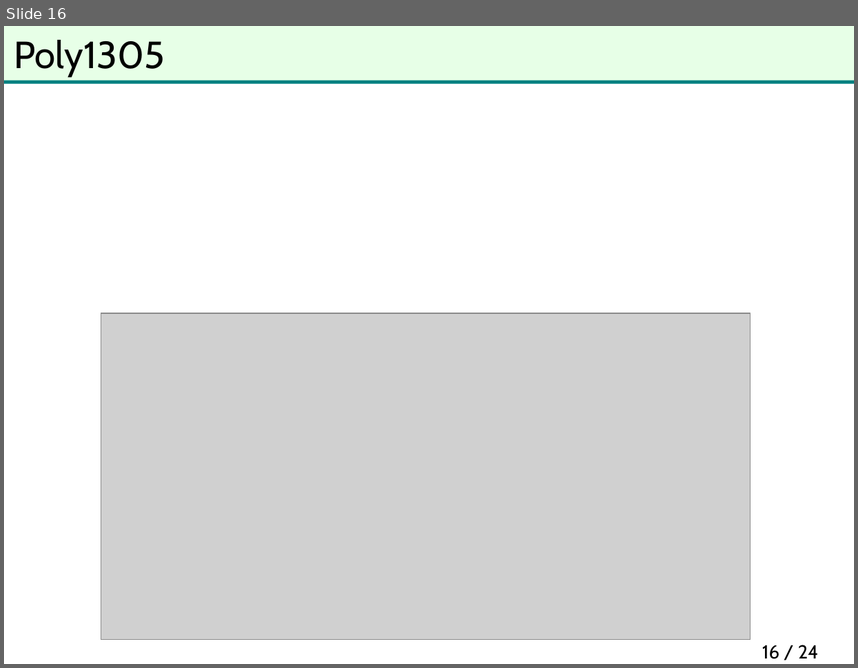
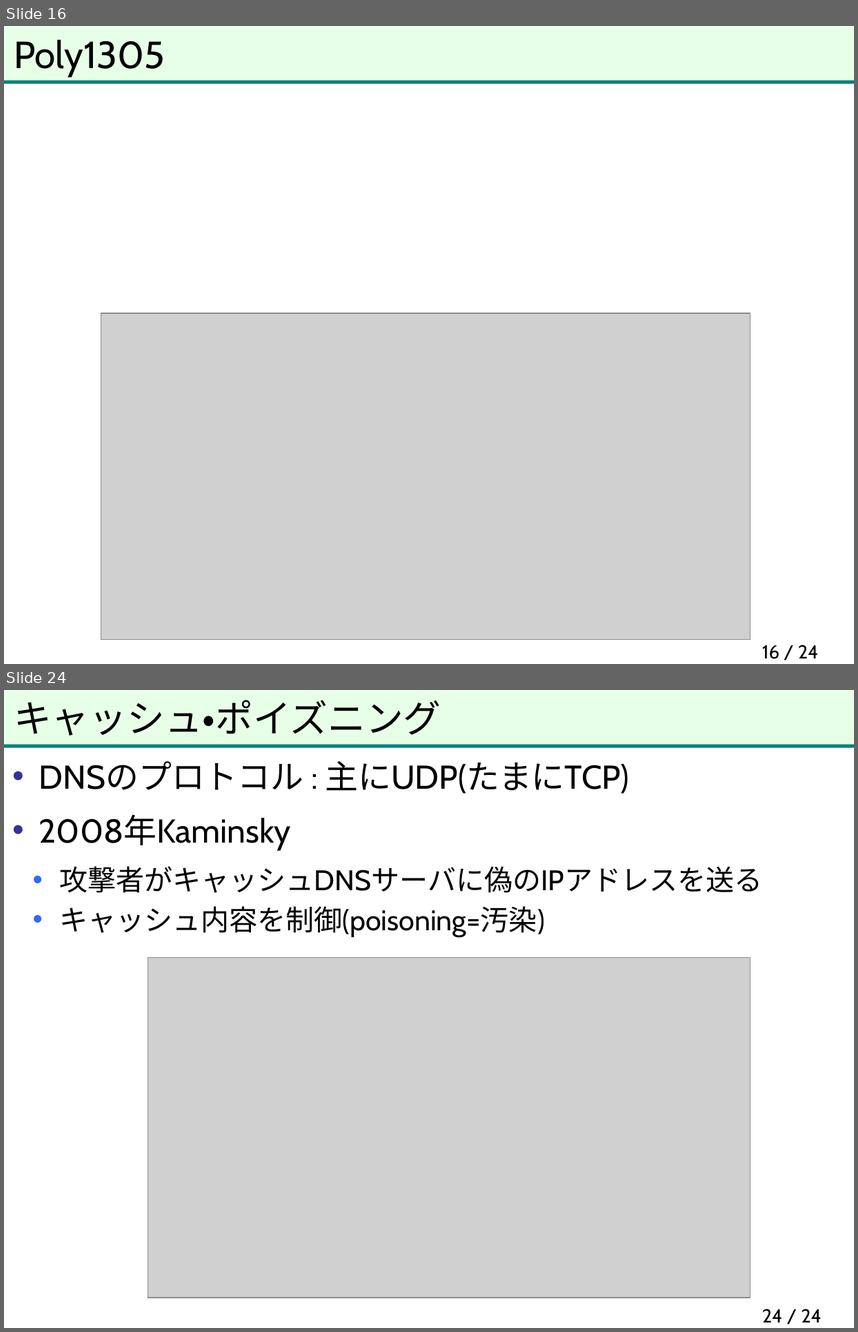
Before and after one commit to herumi/anninbon, a slide deck: lec/anninbon9.pptx. Shown one above the other, each under a label of ours: slide 16 before the commit, slides 16 and 24 after it; the slides between them are not shown. The pictures are 858x668 and 858x1332 pixels, drawn with LibreOffice and Linux fonts; fonts in the diff are those of the drawing; grey boxes stand for pictures; background and template pictures are left out. Boxes give left, top, right and bottom in pixels: in the first picture for what was removed or moved away, otherwise in the second. Text is boxed around its words. In the diff, an @@ line names an element or a change of style, - is before the commit and + after.

```diff
--- a/lec/anninbon9.pptx
+++ b/lec/anninbon9.pptx
@@ slide 24 added at [4, 690, 854, 1328], background #FFFFFF; not listed: 2 template elements that a slide beside it also shows @@
@@ title added at [14, 700, 441, 736], 32 pt, text #000000 @@
+キャッシュ・ポイズニング
@@ text added at [39, 761, 763, 938], 24 pt, text #000000 @@
+• DNSのプロトコル : 主にUDP(たまにTCP)
+• 2008年Kaminsky
+  • 攻撃者がキャッシュDNSサーバに偽のIPアドレスを送る
+  • キャッシュ内容を制御(poisoning=汚染)
@@ picture added at [148, 958, 751, 1298] @@
@@ page number added at [762, 1308, 822, 1322], 16 pt, text #000000 @@
+24 / 24
```
Also in this commit, not shown: 14 other slides added.
